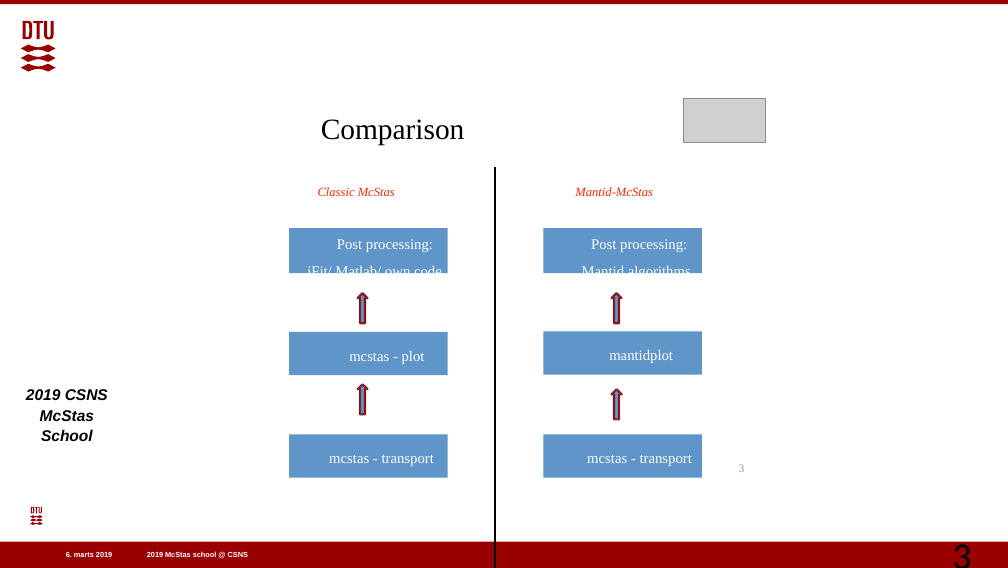
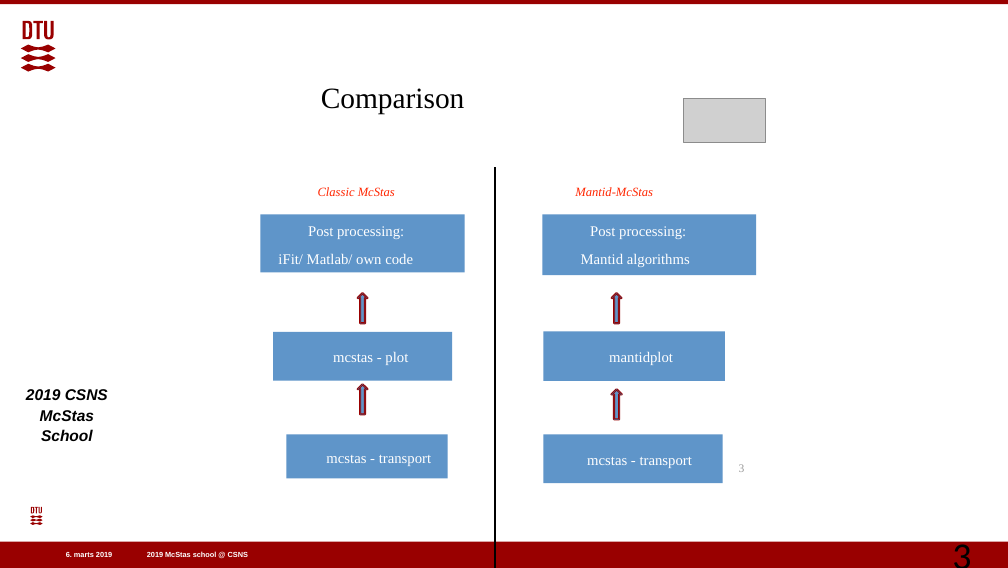
Before and after one commit to eddymaoui/Schools, a slide deck: slide 3 of CSNS_March_2019/5_Friday_March_29th/5_McStas-Mantid/McStas-Mantid.pptx. Drawn at 1008x568 pixels with LibreOffice and Linux fonts; fonts in the diff are those of the drawing; grey boxes stand for pictures; background and template pictures are left out. Boxes give left, top, right and bottom in pixels: in the first picture for what was removed or moved away, otherwise in the second. Text is boxed around its words. In the diff, an @@ line names an element or a change of style, - is before the commit and + after.

```diff
--- a/CSNS_March_2019/5_Friday_March_29th/5_McStas-Mantid/McStas-Mantid.pptx
+++ b/CSNS_March_2019/5_Friday_March_29th/5_McStas-Mantid/McStas-Mantid.pptx
@@ text "Comparison" rewrapped from <box>321,114,481,147</box> to <box>321,88,465,114</box> @@
@@ text "Post processing:" rewrapped from <box>307,239,442,273</box> to <box>278,226,413,264</box> @@
@@ rectangle: place and size @@
-rectangle at <box>289,228,448,273</box>
+rectangle at <box>260,214,465,272</box>
@@ text "Post processing:" rewrapped from <box>582,239,691,273</box> to <box>581,226,690,267</box> @@
@@ rectangle: place and size @@
-rectangle at <box>543,228,702,273</box>
+rectangle at <box>543,214,757,275</box>
@@ text "mcstas - plot": place and size @@
-text "mcstas - plot" at <box>349,351,425,364</box>
+text "mcstas - plot" at <box>333,352,408,365</box>
@@ rectangle: place and size @@
-rectangle at <box>289,331,448,375</box>
+rectangle at <box>273,331,453,381</box>
@@ rectangle: place and size @@
-rectangle at <box>543,331,702,375</box>
+rectangle at <box>543,331,725,381</box>
@@ rectangle: place and size @@
-rectangle at <box>543,434,702,478</box>
+rectangle at <box>543,434,723,484</box>
```
Also in this commit, not shown: 18 other slides changed, 3 other files.
